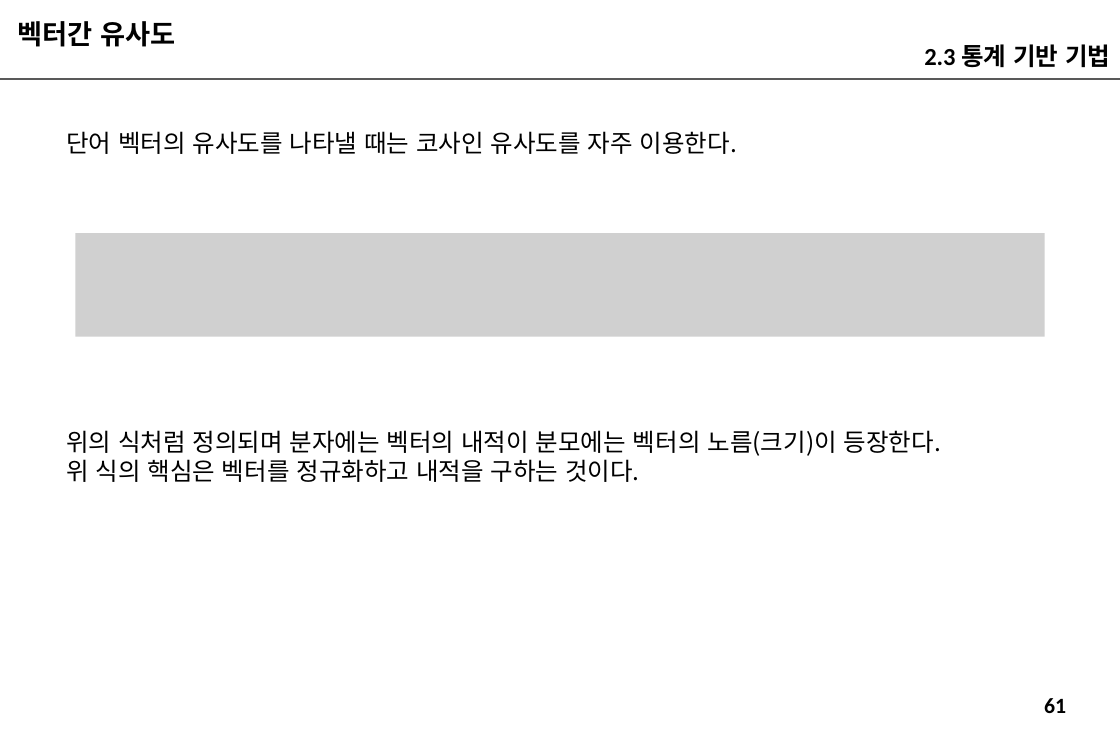
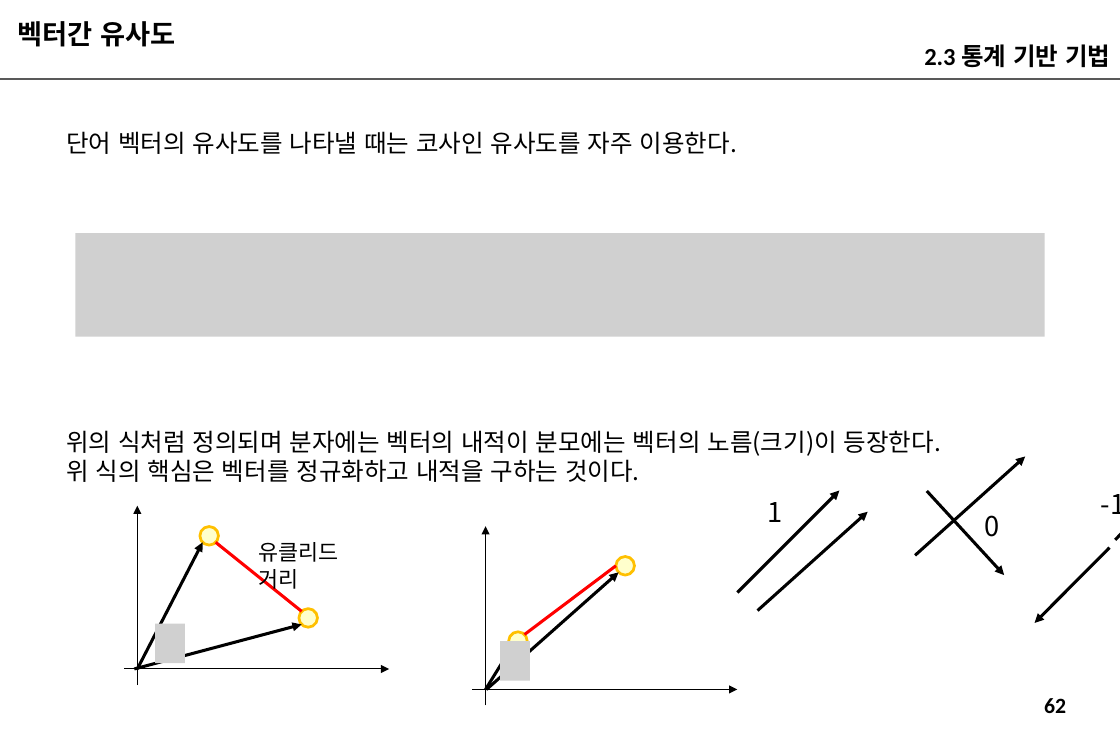
Before and after one commit to imguru-mooc/deep_learning_nlp, a slide deck: slide 62 of 인공지능_자연어처리_2_판서.pptx (slide 61 before the commit). Drawn at 1120x736 pixels with LibreOffice and Linux fonts; fonts in the diff are those of the drawing; grey boxes stand for pictures. Boxes give left, top, right and bottom in pixels: in the first picture for what was removed or moved away, otherwise in the second. Text is boxed around its words. In the diff, an @@ line names an element or a change of style, - is before the commit and + after.

```diff
--- a/인공지능_자연어처리_2_판서.pptx
+++ b/인공지능_자연어처리_2_판서.pptx
@@ arrow added from (915, 555) to (1025, 456), #000000 2.25 pt @@
@@ arrow added from (1115, 539) to (1120, 467), #000000 2.25 pt @@
@@ arrow added from (137, 685) to (137, 505), #000000 0.75 pt @@
@@ arrow added from (738, 592) to (840, 490), #000000 2.25 pt @@
@@ text added at [767,502,782,522], 20 pt, text #000000 @@
+1
@@ arrow added from (927, 490) to (1004, 575), #000000 2.25 pt @@
@@ text added at [1101,494,1120,514], 20 pt, text #000000 @@
+-1
@@ ellipse added at [200,527,219,545], fill #FFFFCC, outline #FFC000 2 pt @@
@@ arrow added from (485, 705) to (485, 526), #000000 0.75 pt @@
@@ arrow added from (757, 610) to (868, 511), #000000 2.25 pt @@
@@ text added at [985,515,1000,537], 20 pt, text #000000 @@
+0
@@ arrow added from (137, 669) to (203, 542), #000000 2.25 pt @@
@@ line added from (216, 542) to (302, 611), #FF0000 2.25 pt @@
@@ text added at [258,542,338,593], 16 pt, text #000000 @@
+유클리드 거리
@@ line added from (525, 635) to (616, 566), #FF0000 2.25 pt @@
@@ ellipse added at [616,556,635,575], fill #FFFFCC, outline #FFC000 2 pt @@
@@ arrow added from (1109, 547) to (1035, 623), #000000 2.25 pt @@
@@ arrow added from (486, 689) to (619, 572), #000000 2.25 pt @@
@@ arrow added from (134, 669) to (302, 624), #000000 2.25 pt @@
@@ picture added at [155,623,184,662] @@
@@ ellipse added at [299,608,318,627], fill #FFFFCC, outline #FFC000 2 pt @@
@@ arrow added from (485, 689) to (511, 647), #000000 2.25 pt @@
@@ picture added at [500,640,530,680] @@
@@ ellipse added at [509,632,528,650], fill #FFFFCC, outline #FFC000 2 pt @@
@@ arrow added from (125, 669) to (389, 669), #000000 0.75 pt @@
@@ arrow added from (473, 689) to (738, 689), #000000 0.75 pt @@
@@ page number at [1044,698,1066,713]: text changed @@
-61
+62
```
Also in this commit, not shown: 9 other slides changed, 1 slide added.
